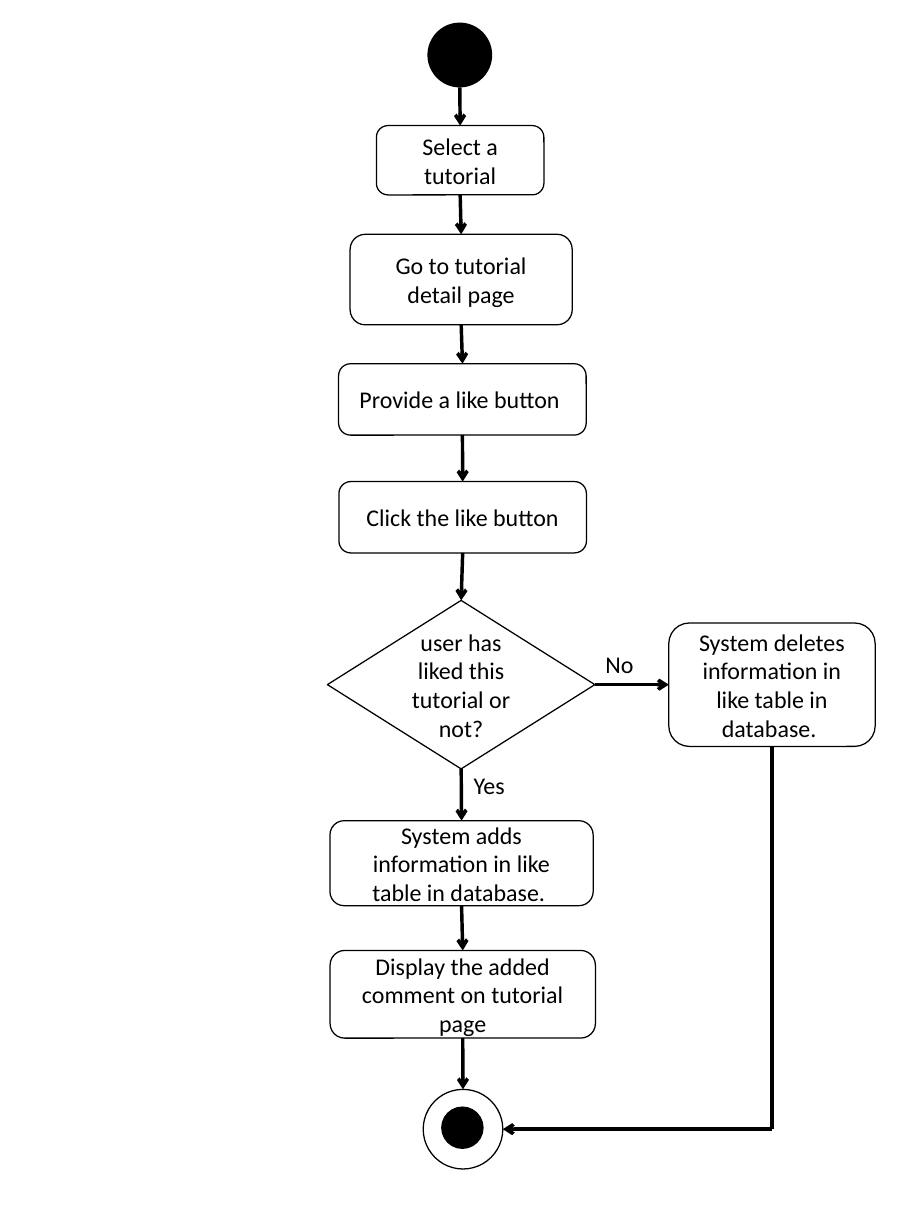
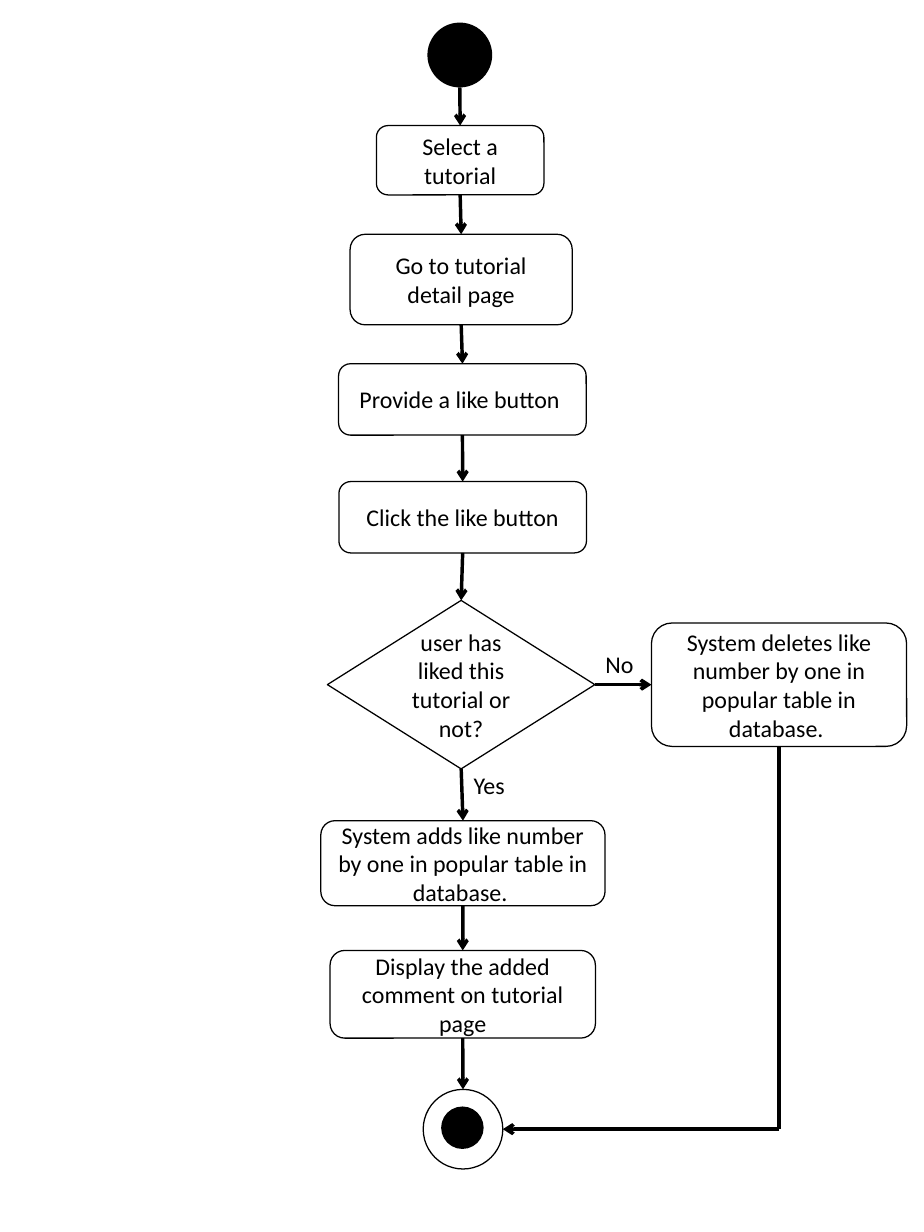
Before and after one commit to asciidaitoon/HanDIYcraft, a slide deck: slide 31 of SRS/AD mob.pptx. Drawn at 924x1232 pixels with LibreOffice and Linux fonts; fonts in the diff are those of the drawing. Boxes give left, top, right and bottom in pixels: in the first picture for what was removed or moved away, otherwise in the second. Text is boxed around its words. In the diff, an @@ line names an element or a change of style, - is before the commit and + after.

```diff
--- a/SRS/AD mob.pptx
+++ b/SRS/AD mob.pptx
@@ rounded rectangle "System deletes like number by ...": place and size @@
-rounded rectangle "System deletes like number by ..." at box(669, 623, 876, 747)
+rounded rectangle "System deletes like number by ..." at box(652, 623, 907, 747)
@@ text in rounded rectangle at box(687, 634, 871, 737): text changed @@
-System deletes information in like table in database.
+System deletes like number by one in popular table in database.
@@ arrow moved from (595, 685) - (669, 685) to (595, 685) - (652, 685) @@
@@ line moved from (772, 1130) - (772, 747) to (779, 1130) - (779, 747) @@
@@ rounded rectangle "System adds like number by ...": place and size @@
-rounded rectangle "System adds like number by ..." at box(330, 821, 594, 906)
+rounded rectangle "System adds like number by ..." at box(320, 821, 605, 906)
@@ text in rounded rectangle at box(338, 827, 587, 908): text changed @@
-System adds information in like table in database.
+System adds like number by one in popular table in database.
@@ arrow moved from (772, 1130) - (503, 1130) to (779, 1130) - (503, 1130) @@
```
Also in this commit, not shown: 1 other slide changed, 5 slides added, 59 other files.
